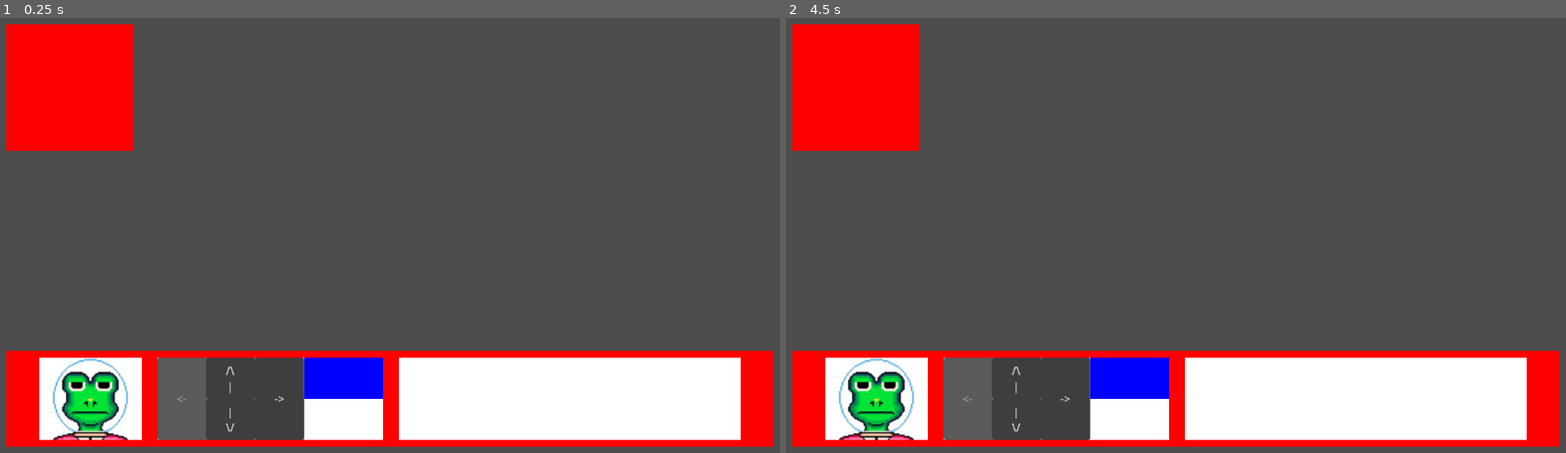
Above: before the commit, frames 1-2 (left to right).
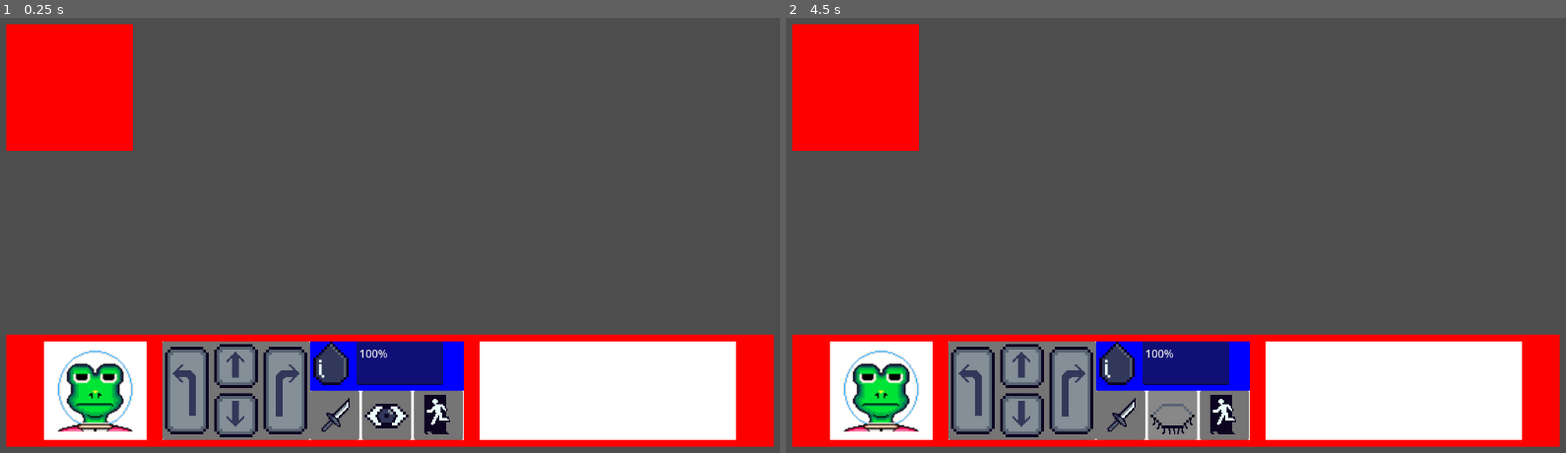
Above: after the commit, the same moments.

Repository: i-ahumada/tearless
Game: Godot game, scene res://Scenes/GameController/game_controller.tscn
The game is run twice, just before and just after one commit, with the same random seed, the same clock (stepped at 60 frames per second) and the same inputs. The project has no main scene, so this scene is started directly.
Inputs (mouse positions are in pixels of both pictures, inside the frame that each line leads up to; where the layout moved, square brackets give the same spot in the first picture):
- Up to frame 1 (0.25 s): no input
- Up to frame 2 (4.5 s): click (1020, 366) [1020, 379] at 0.5 s; click (973, 392) at 1.27 s; click (1020, 413) [1020, 418] at 2 s; click (1074, 392) [1066, 400] at 2.75 s; click (1121, 413) at 3.52 s; click (1176, 413) at 4.27 s

The runs differ from the first frame. In frame 1, 14% of the frame differs, in the area x 0-100%, y 72-98%; in frame 2, 14%.

Commit message:
feat: skills and lifebar (visual and logic)

Diff:
--- a/Scenes/HUD/CharacterInfo/character_info.tscn
+++ b/Scenes/HUD/CharacterInfo/character_info.tscn
@@ -2,6 +2,24 @@
 
 [ext_resource type="Texture2D" uid="uid://dbsgmovmc45no" path="res://Sprites/Characters/Frog/hud_frog_normal.png" id="1_l2p0j"]
 [ext_resource type="Script" uid="uid://dcsmkuqg7gtmc" path="res://Scripts/HUD/direction_button.gd" id="2_e8nk2"]
+[ext_resource type="Texture2D" uid="uid://cdqm27k87vo2b" path="res://Sprites/Buttons/left_button.png" id="2_xyrle"]
+[ext_resource type="Texture2D" uid="uid://xwd5muthpl46" path="res://Sprites/Buttons/left_button_disabled.png" id="4_tpdfi"]
+[ext_resource type="Texture2D" uid="uid://c4d08t8h62cgv" path="res://Sprites/Buttons/up_button.png" id="4_uybnm"]
+[ext_resource type="Texture2D" uid="uid://cfktfkcir7iwc" path="res://Sprites/Buttons/down_button.png" id="5_b3ifp"]
+[ext_resource type="Texture2D" uid="uid://b7l45gd1k8ibr" path="res://Sprites/Buttons/right_button.png" id="6_3dwvk"]
+[ext_resource type="Texture2D" uid="uid://de1dh6t0xccbh" path="res://Sprites/Buttons/up_button_disabled.png" id="6_aiqte"]
+[ext_resource type="Texture2D" uid="uid://mj0n470mie3m" path="res://Sprites/Buttons/down_button_disabled.png" id="8_ab314"]
+[ext_resource type="Texture2D" uid="uid://dwp3a4sh1kjjk" path="res://Sprites/Buttons/right_button_disabled.png" id="10_aj45l"]
+[ext_resource type="Texture2D" uid="uid://b1lutucq8xhr2" path="res://Sprites/Life/tear.png" id="11_12jr7"]
+[ext_resource type="Texture2D" uid="uid://b6h8uqupbopo2" path="res://Sprites/Life/tear_base.png" id="11_j51ka"]
+[ext_resource type="Texture2D" uid="uid://bj8cj2pxrfxy8" path="res://Sprites/Skills/knife.png" id="12_1l4w7"]
+[ext_resource type="Script" uid="uid://cdo5cpr8uhtl4" path="res://Scripts/HUD/tears_life_text.gd" id="12_ahs3g"]
+[ext_resource type="Script" uid="uid://k23t4j82pf38" path="res://Scripts/HUD/skill_button.gd" id="13_1l4w7"]
+[ext_resource type="Texture2D" uid="uid://dck01uhk81gyf" path="res://Sprites/Skills/eye_opened.png" id="13_1lr76"]
+[ext_resource type="Script" uid="uid://b0s4qdebb2x6q" path="res://Scripts/HUD/tear_bar.gd" id="13_6wyhd"]
+[ext_resource type="Texture2D" uid="uid://dj1t2ntprik8u" path="res://Sprites/Skills/Scape.png" id="14_0huw1"]
+[ext_resource type="Script" uid="uid://bg1i5talxfhl3" path="res://Scripts/HUD/eye_skill_button.gd" id="15_0huw1"]
+[ext_resource type="Texture2D" uid="uid://dfr8wiyurfwwr" path="res://Sprites/Skills/eye_closed.png" id="15_1lr76"]
 
 [node name="CharacterInfo" type="MarginContainer" unique_id=1581931985]
 anchors_preset = 12
@@ -70,8 +88,12 @@
 [node name="Left" type="Button" parent="MarginContainer/HBoxContainer/SkillsAndMovement/HBoxContainer/MovementContainer/HBoxContainer" unique_id=1741173149]
 custom_minimum_size = Vector2(71, 0)
 layout_mode = 2
-text = "<-"
-script = ExtResource("2_e8nk2")
+icon = ExtResource("2_xyrle")
+flat = true
+script = ExtResource("2_e8nk2")
+direction = 0
+disabled_icon = ExtResource("4_tpdfi")
+active_icon = ExtResource("2_xyrle")
 metadata/_custom_type_script = "uid://dcsmkuqg7gtmc"
 
 [node name="VBoxContainer" type="VBoxContainer" parent="MarginContainer/HBoxContainer/SkillsAndMovement/HBoxContainer/MovementContainer/HBoxContainer" unique_id=393584760]
@@ -81,48 +103,101 @@
 [node name="Up" type="Button" parent="MarginContainer/HBoxContainer/SkillsAndMovement/HBoxContainer/MovementContainer/HBoxContainer/VBoxContainer" unique_id=176125025]
 custom_minimum_size = Vector2(72, 60)
 layout_mode = 2
-text = "/\\
-|"
+icon = ExtResource("4_uybnm")
+flat = true
 script = ExtResource("2_e8nk2")
 direction = 1
+disabled_icon = ExtResource("6_aiqte")
+active_icon = ExtResource("4_uybnm")
 metadata/_custom_type_script = "uid://dcsmkuqg7gtmc"
 
 [node name="Down" type="Button" parent="MarginContainer/HBoxContainer/SkillsAndMovement/HBoxContainer/MovementContainer/HBoxContainer/VBoxContainer" unique_id=1471056983]
 custom_minimum_size = Vector2(0, 60)
 layout_mode = 2
-text = "|
-\\/"
+icon = ExtResource("5_b3ifp")
+flat = true
 script = ExtResource("2_e8nk2")
 direction = 2
+disabled_icon = ExtResource("8_ab314")
+active_icon = ExtResource("5_b3ifp")
 metadata/_custom_type_script = "uid://dcsmkuqg7gtmc"
 
 [node name="Right" type="Button" parent="MarginContainer/HBoxContainer/SkillsAndMovement/HBoxContainer/MovementContainer/HBoxContainer" unique_id=436452230]
 custom_minimum_size = Vector2(71, 0)
 layout_mode = 2
-text = "->"
+icon = ExtResource("6_3dwvk")
+flat = true
 script = ExtResource("2_e8nk2")
 direction = 3
+disabled_icon = ExtResource("10_aj45l")
+active_icon = ExtResource("6_3dwvk")
 metadata/_custom_type_script = "uid://dcsmkuqg7gtmc"
 
 [node name="SkillsContainer" type="PanelContainer" parent="MarginContainer/HBoxContainer/SkillsAndMovement/HBoxContainer" unique_id=487211546]
-custom_minimum_size = Vector2(115, 0)
+custom_minimum_size = Vector2(225, 0)
 layout_mode = 2
 
 [node name="VBoxContainer" type="VBoxContainer" parent="MarginContainer/HBoxContainer/SkillsAndMovement/HBoxContainer/SkillsContainer" unique_id=260004591]
 layout_mode = 2
 theme_override_constants/separation = 0
 
-[node name="SkillTop" type="ColorRect" parent="MarginContainer/HBoxContainer/SkillsAndMovement/HBoxContainer/SkillsContainer/VBoxContainer" unique_id=905975518]
-custom_minimum_size = Vector2(0, 60)
+[node name="TearsLife" type="ColorRect" parent="MarginContainer/HBoxContainer/SkillsAndMovement/HBoxContainer/SkillsContainer/VBoxContainer" unique_id=905975518]
+custom_minimum_size = Vector2(0, 72)
 layout_mode = 2
 color = Color(0, 0, 1, 1)
 
+[node name="HBoxContainer" type="HBoxContainer" parent="MarginContainer/HBoxContainer/SkillsAndMovement/HBoxContainer/SkillsContainer/VBoxContainer/TearsLife" unique_id=1196274677]
+layout_mode = 0
+offset_right = 40.0
+offset_bottom = 40.0
+
+[node name="TearBar" type="TextureProgressBar" parent="MarginContainer/HBoxContainer/SkillsAndMovement/HBoxContainer/SkillsContainer/VBoxContainer/TearsLife/HBoxContainer" unique_id=1626037853]
+layout_mode = 2
+value = 100.0
+fill_mode = 3
+texture_under = ExtResource("11_j51ka")
+texture_progress = ExtResource("11_12jr7")
+script = ExtResource("13_6wyhd")
+
+[node name="TearLifeText" type="TextEdit" parent="MarginContainer/HBoxContainer/SkillsAndMovement/HBoxContainer/SkillsContainer/VBoxContainer/TearsLife/HBoxContainer" unique_id=363165388]
+custom_minimum_size = Vector2(127, 0)
+layout_mode = 2
+script = ExtResource("12_ahs3g")
+
 [node name="SkillBottom" type="ColorRect" parent="MarginContainer/HBoxContainer/SkillsAndMovement/HBoxContainer/SkillsContainer/VBoxContainer" unique_id=71495343]
-custom_minimum_size = Vector2(0, 60)
-layout_mode = 2
+custom_minimum_size = Vector2(0, 72)
+layout_mode = 2
+
+[node name="HBoxContainer" type="HBoxContainer" parent="MarginContainer/HBoxContainer/SkillsAndMovement/HBoxContainer/SkillsContainer/VBoxContainer/SkillBottom" unique_id=247119970]
+layout_mode = 0
+offset_right = 40.0
+offset_bottom = 40.0
+
+[node name="Knife" type="Button" parent="MarginContainer/HBoxContainer/SkillsAndMovement/HBoxContainer/SkillsContainer/VBoxContainer/SkillBottom/HBoxContainer" unique_id=2130701077]
+layout_mode = 2
+icon = ExtResource("12_1l4w7")
+script = ExtResource("13_1l4w7")
+skill = 0
+metadata/_custom_type_script = "uid://k23t4j82pf38"
+
+[node name="Eye" type="Button" parent="MarginContainer/HBoxContainer/SkillsAndMovement/HBoxContainer/SkillsContainer/VBoxContainer/SkillBottom/HBoxContainer" unique_id=1457983990]
+layout_mode = 2
+icon = ExtResource("13_1lr76")
+script = ExtResource("15_0huw1")
+opened_eye = ExtResource("13_1lr76")
+closed_eye = ExtResource("15_1lr76")
+skill = 1
+metadata/_custom_type_script = "uid://k23t4j82pf38"
+
+[node name="Scape" type="Button" parent="MarginContainer/HBoxContainer/SkillsAndMovement/HBoxContainer/SkillsContainer/VBoxContainer/SkillBottom/HBoxContainer" unique_id=1758978031]
+layout_mode = 2
+icon = ExtResource("14_0huw1")
+script = ExtResource("13_1l4w7")
+skill = 2
+metadata/_custom_type_script = "uid://k23t4j82pf38"
 
 [node name="ItemContainer" type="PanelContainer" parent="MarginContainer/HBoxContainer" unique_id=2068575210]
-custom_minimum_size = Vector2(500, 0)
+custom_minimum_size = Vector2(375, 0)
 layout_mode = 2
 
 [node name="ColorRect" type="ColorRect" parent="MarginContainer/HBoxContainer/ItemContainer" unique_id=661725496]
@@ -132,3 +207,9 @@
 [connection signal="button_down" from="MarginContainer/HBoxContainer/SkillsAndMovement/HBoxContainer/MovementContainer/HBoxContainer/VBoxContainer/Up" to="MarginContainer/HBoxContainer/SkillsAndMovement/HBoxContainer/MovementContainer/HBoxContainer/VBoxContainer/Up" method="_on_button_down"]
 [connection signal="button_down" from="MarginContainer/HBoxContainer/SkillsAndMovement/HBoxContainer/MovementContainer/HBoxContainer/VBoxContainer/Down" to="MarginContainer/HBoxContainer/SkillsAndMovement/HBoxContainer/MovementContainer/HBoxContainer/VBoxContainer/Down" method="_on_button_down"]
 [connection signal="button_down" from="MarginContainer/HBoxContainer/SkillsAndMovement/HBoxContainer/MovementContainer/HBoxContainer/Right" to="MarginContainer/HBoxContainer/SkillsAndMovement/HBoxContainer/MovementContainer/HBoxContainer/Right" method="_on_button_down"]
+[connection signal="value_changed" from="MarginContainer/HBoxContainer/SkillsAndMovement/HBoxContainer/SkillsContainer/VBoxContainer/TearsLife/HBoxContainer/TearBar" to="MarginContainer/HBoxContainer/SkillsAndMovement/HBoxContainer/SkillsContainer/VBoxContainer/TearsLife/HBoxContainer/TearBar" method="_on_value_changed"]
+[connection signal="text_changed" from="MarginContainer/HBoxContainer/SkillsAndMovement/HBoxContainer/SkillsContainer/VBoxContainer/TearsLife/HBoxContainer/TearLifeText" to="MarginContainer/HBoxContainer/SkillsAndMovement/HBoxContainer/SkillsContainer/VBoxContainer/TearsLife/HBoxContainer/TearLifeText" method="_on_text_changed"]
+[connection signal="button_down" from="MarginContainer/HBoxContainer/SkillsAndMovement/HBoxContainer/SkillsContainer/VBoxContainer/SkillBottom/HBoxContainer/Knife" to="MarginContainer/HBoxContainer/SkillsAndMovement/HBoxContainer/SkillsContainer/VBoxContainer/SkillBottom/HBoxContainer/Knife" method="_on_button_down"]
+[connection signal="button_down" from="MarginContainer/HBoxContainer/SkillsAndMovement/HBoxContainer/SkillsContainer/VBoxContainer/SkillBottom/HBoxContainer/Eye" to="MarginContainer/HBoxContainer/SkillsAndMovement/HBoxContainer/SkillsContainer/VBoxContainer/SkillBottom/HBoxContainer/Eye" method="_on_button_down"]
+[connection signal="pressed" from="MarginContainer/HBoxContainer/SkillsAndMovement/HBoxContainer/SkillsContainer/VBoxContainer/SkillBottom/HBoxContainer/Eye" to="MarginContainer/HBoxContainer/SkillsAndMovement/HBoxContainer/SkillsContainer/VBoxContainer/SkillBottom/HBoxContainer/Eye" method="_on_pressed"]
+[connection signal="button_down" from="MarginContainer/HBoxContainer/SkillsAndMovement/HBoxContainer/SkillsContainer/VBoxContainer/SkillBottom/HBoxContainer/Scape" to="MarginContainer/HBoxContainer/SkillsAndMovement/HBoxContainer/SkillsContainer/VBoxContainer/SkillBottom/HBoxContainer/Scape" method="_on_button_down"]
--- a/Scripts/HUD/direction_button.gd
+++ b/Scripts/HUD/direction_button.gd
@@ -4,10 +4,22 @@
 signal button_change_room(direction: GameEnums.Directions)
 
 @export var direction: GameEnums.Directions = GameEnums.Directions.NONE;
+@export var disabled_icon: Resource = null
+@export var active_icon: Resource = null
 
 func _ready():
 	if (direction == GameEnums.Directions.NONE):
-		disabled = true
+		disable_button()
+	else:
+		activate_icon()
+
+func activate_icon():
+	disabled = false
+	icon = active_icon
+
+func disable_button():
+	disabled = true
+	icon = disabled_icon
 
 func _on_button_down():
 	assert(direction != GameEnums.Directions.NONE)
--- /dev/null
+++ b/Scripts/HUD/eye_skill_button.gd
@@ -0,0 +1,26 @@
+extends Skill_button
+
+@export var opened_eye: Resource = null
+@export var closed_eye: Resource = null
+
+# Called when the node enters the scene tree for the first time.
+func _ready() -> void:
+	if (skill == GameEnums.Skills.NONE):
+		disabled = true
+	else:
+		disabled = false
+		open_eye()
+
+
+func open_eye():
+	icon = opened_eye
+
+func close_eye():
+	icon = closed_eye
+
+
+func _on_pressed() -> void:
+	if (icon == closed_eye):
+		open_eye()
+	else:
+		close_eye()
--- /dev/null
+++ b/Scripts/HUD/skill_button.gd
@@ -0,0 +1,24 @@
+extends Button
+class_name Skill_button
+
+signal button_skill(skill: GameEnums.Skills)
+
+@export var skill: GameEnums.Skills = GameEnums.Skills.NONE
+
+# Called when the node enters the scene tree for the first time.
+func _ready() -> void:
+	if (skill == GameEnums.Skills.NONE):
+		disable_icon()
+	else:
+		enable_icon()
+
+func disable_icon():
+	disabled = true
+
+func enable_icon():
+	disabled = false
+
+func _on_button_down():
+	assert(skill != GameEnums.Skills.NONE)
+	button_skill.emit(skill)
+	print("Skill enviada: ", skill)
--- /dev/null
+++ b/Scripts/HUD/tear_bar.gd
@@ -0,0 +1,8 @@
+extends TextureProgressBar
+
+
+func _ready() -> void:
+	value = 100
+
+func _on_value_changed(value_changed: float) -> void:
+	value = value_changed
--- /dev/null
+++ b/Scripts/HUD/tears_life_text.gd
@@ -0,0 +1,8 @@
+extends TextEdit
+
+# Called when the node enters the scene tree for the first time.
+func _ready() -> void:
+	text = "100%"
+
+func _on_text_changed(new_percent:String) -> void:
+	text = new_percent
--- a/Scripts/global_enums.gd
+++ b/Scripts/global_enums.gd
@@ -8,3 +8,10 @@
 	RIGHT,
 	NONE
 }
+
+enum Skills {
+	ATTACK,
+	DEFEND,
+	SCAPE,
+	NONE
+}
Not shown, added: Scripts/HUD/eye_skill_button.gd.uid
Not shown, added: Scripts/HUD/skill_button.gd.uid
Not shown, added: Scripts/HUD/tear_bar.gd.uid
Not shown, added: Scripts/HUD/tears_life_text.gd.uid
Binary file added: Sprites/Buttons/down_button.png
Not shown, added: Sprites/Buttons/down_button.png.import
Binary file added: Sprites/Buttons/down_button_disabled.png
Not shown, added: Sprites/Buttons/down_button_disabled.png.import
Binary file added: Sprites/Buttons/left_button.png
Not shown, added: Sprites/Buttons/left_button.png.import
Binary file added: Sprites/Buttons/left_button_disabled.png
Not shown, added: Sprites/Buttons/left_button_disabled.png.import
(and 20 more such lines)
